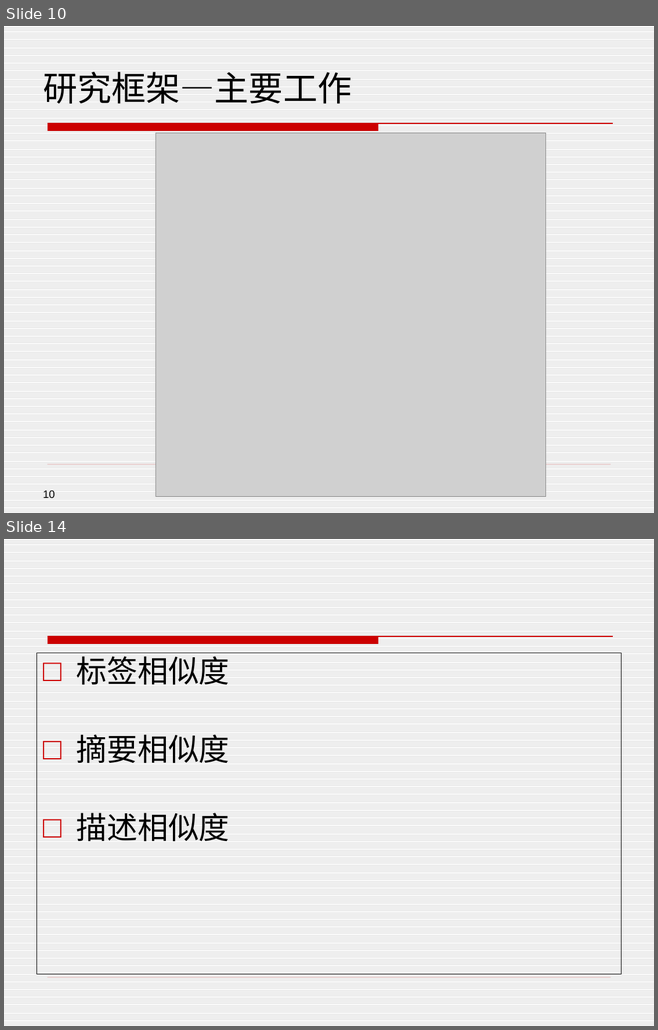
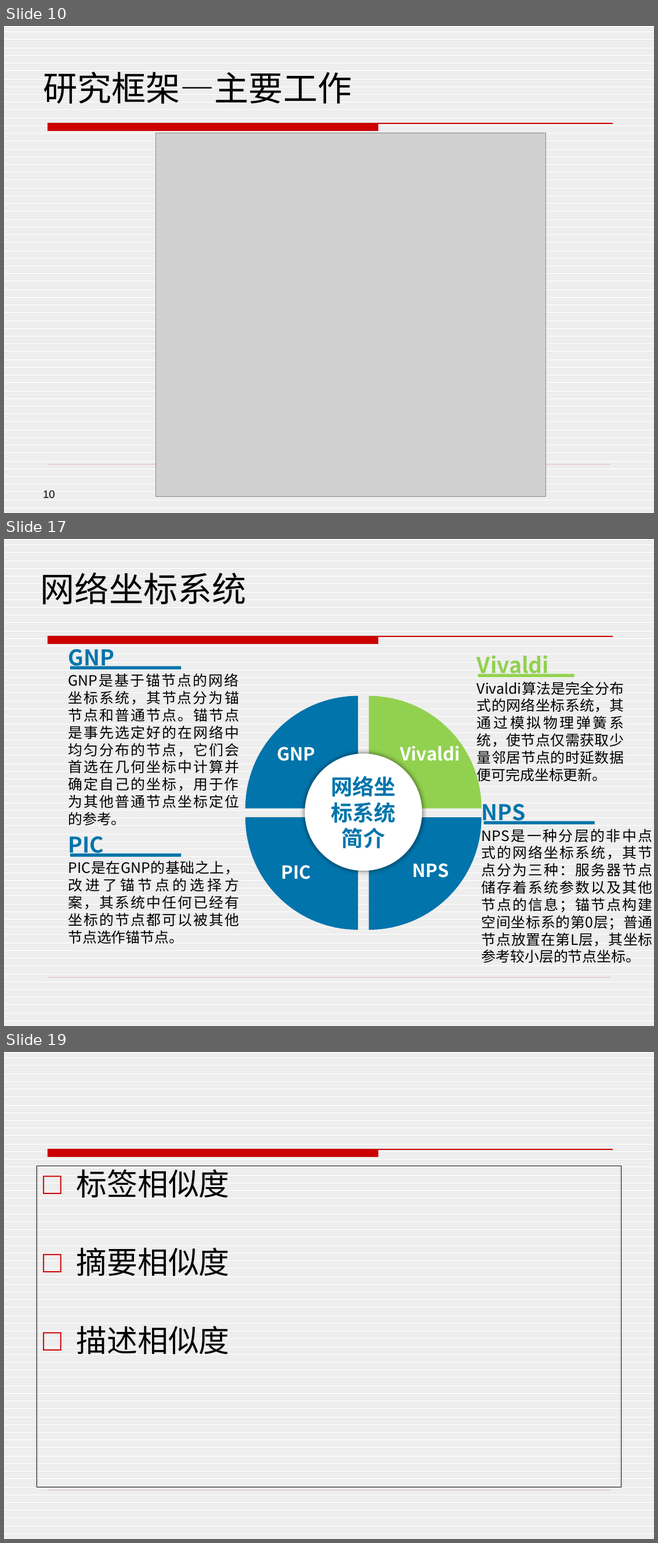
Before and after one commit to henryzhao/graduate, a slide deck: 赵玉琦硕士论文答辩.pptx. Shown one above the other, each under a label of ours: slides 10 and 14 before the commit, slides 10, 17 and 19 after it; the slides between them are not shown. The pictures are 658x1030 and 658x1543 pixels, drawn with LibreOffice and Linux fonts; fonts in the diff are those of the drawing; grey boxes stand for pictures; background and template pictures are left out. Boxes give left, top, right and bottom in pixels: in the first picture for what was removed or moved away, otherwise in the second. Text is boxed around its words. In the diff, an @@ line names an element or a change of style, - is before the commit and + after.

```diff
--- a/赵玉琦硕士论文答辩.pptx
+++ b/赵玉琦硕士论文答辩.pptx
@@ slide 17 added at [4,539,654,1026], background pattern #DDDDDD on #FFFFFF; not listed: 2 template elements that a slide beside it also shows @@
@@ title added at [41,573,246,605], 38 pt, text #000000 @@
+网络坐标系统
@@ text added at [68,643,115,669], 24 pt, text #0174AB, bold @@
+GNP
@@ text added at [477,656,549,677], 24 pt, text #92D14F, bold @@
+Vivaldi
@@ rectangle added at [70,667,181,669], fill #0174AB @@
@@ rectangle added at [477,674,574,678], fill #92D14F @@
@@ text added at [68,691,239,826], 16 pt, text #000000 @@
+GNP是基于锚节点的网络坐标系统，其节点分为锚节点和普通节点。锚节点是事先选定好的在网络中均匀分布的节点，它们会首选在几何坐标中计算并确定自己的坐标，用于作为其他普通节点坐标定位的参考。
@@ text added at [477,699,623,784], 16 pt, text #000000 @@
+Vivaldi算法是完全分布式的网络坐标系统，其通过模拟物理弹簧系统，使节点仅需获取少量邻居节点的时延数据便可完成坐标更新。
@@ group added at [245,696,481,929]: 4 pie slice (boxed as its full ellipse)s, 1 ellipse, 1 text @@
+网络坐标系统简介
+GNP
@@ text added at [400,746,460,766], 20 pt, text #FFFFFF, bold @@
+Vivaldi
@@ text added at [481,804,525,824], 24 pt, text #0174AB, bold @@
+NPS
@@ rectangle added at [484,821,594,825], fill #0174AB @@
@@ text added at [68,837,104,857], 24 pt, text #0174AB, bold @@
+PIC
@@ text added at [481,846,652,963], 16 pt, text #000000 @@
+NPS是一种分层的非中点式的网络坐标系统，其节点分为三种：服务器节点储存着系统参数以及其他节点的信息；锚节点构建空间坐标系的第0层；普通节点放置在第L层，其坐标参考较小层的节点坐标。
@@ text added at [68,861,239,944], 16 pt, text #000000 @@
+PIC是在GNP的基础之上，改进了锚节点的选择方案，其系统中任何已经有坐标的节点都可以被其他节点选作锚节点。
@@ rectangle added at [70,853,181,857], fill #0174AB @@
@@ text added at [281,865,310,879], 20 pt, text #FFFFFF, bold @@
+PIC
@@ text added at [412,863,449,878], 20 pt, text #FFFFFF, bold @@
+NPS
@@ what was slide 14 is now slide 19 @@
```
Also in this commit, not shown: 1 slide changed, 6 other slides added, 2 slides removed, 1 other file.
